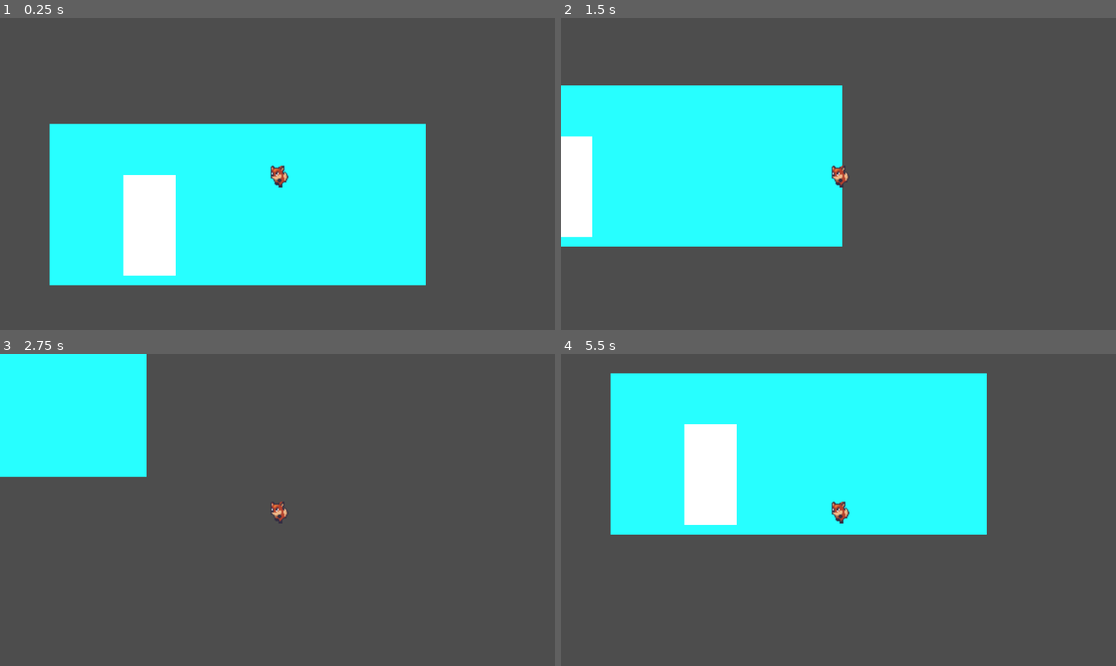
Above: before the commit, frames 1-4 (two rows, left to right).
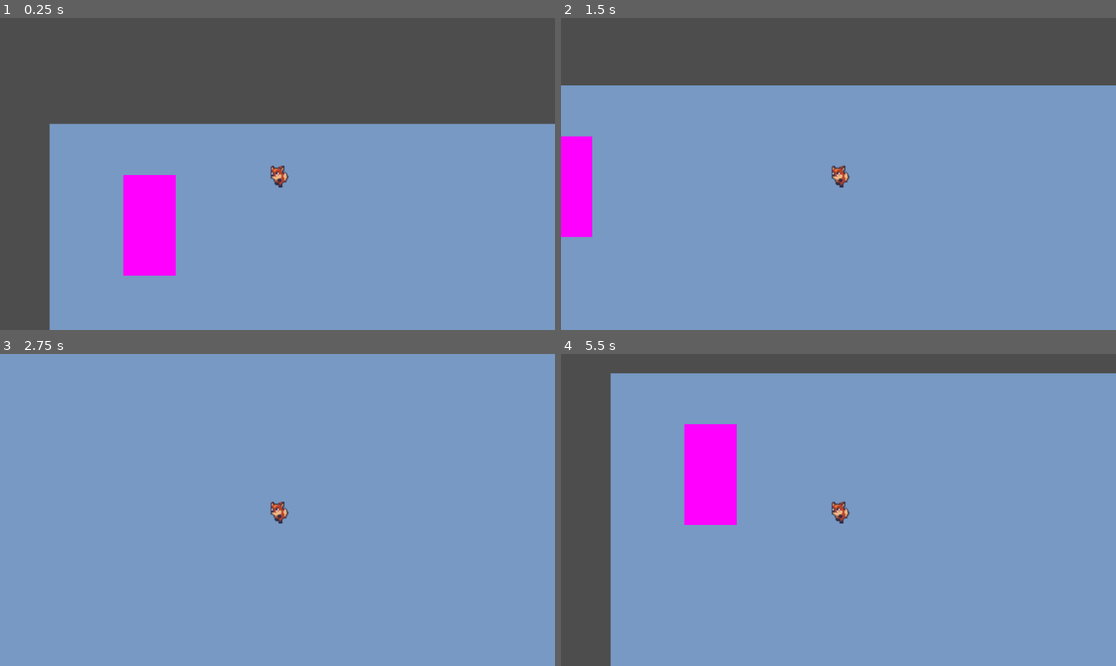
Above: after the commit, the same moments.

Repository: breadlofe/NotMedicine
Game: Godot game, scene res://scenes/game.tscn
Same seed, same stepped clock (60 frames per second), same inputs: the game is played once before the commit and once after it. The project has no main scene, so this scene is started directly.
Inputs:
- Up to frame 1 (0.25 s): no input
- Up to frame 2 (1.5 s): tap Enter at 0.5 s; hold D (move_right) 0.53-1.28 s; hold S (move_down) from 1.28 s (still down)
- Up to frame 3 (2.75 s): release S (move_down) at 2.03 s; hold D (move_right) from 2.03 s (still down)
- Up to frame 4 (5.5 s): release D (move_right) at 2.78 s; hold W (move_up) 2.78-3.53 s; hold A (move_left) 3.53-5.03 s; hold S (move_down) from 5.03 s (still down)

The runs differ from the first frame. In frame 1, 60% of the frame differs, in the area x 8-100%, y 33-100%; in frame 2, 78%; in frame 3, 100%, in the area x 0-100%, y 0-100%; in frame 4, 85%.

Commit message:
some changes to wall and floor

Diff:
--- a/scenes/floor_1.tscn
+++ b/scenes/floor_1.tscn
@@ -4,10 +4,14 @@
 
 [node name="floor1" type="Node2D"]
 
-[node name="ColorRect" type="ColorRect" parent="."]
-offset_right = 781.0
-offset_bottom = 335.0
-color = Color(0.152941, 1, 1, 1)
+[node name="floor_background" type="ColorRect" parent="."]
+offset_right = 3200.0
+offset_bottom = 3200.0
+color = Color(0.466667, 0.6, 0.764706, 1)
 
 [node name="wall_test" parent="." instance=ExtResource("1_2ddma")]
 position = Vector2(154, 107)
+
+[node name="wall_test2" parent="." instance=ExtResource("1_2ddma")]
+position = Vector2(1693, 1176)
+scale = Vector2(1.08755, 0.943255)
--- a/scenes/wall_test.tscn
+++ b/scenes/wall_test.tscn
@@ -1,6 +1,13 @@
-[gd_scene load_steps=3 format=3 uid="uid://s5onyip10cg6"]
+[gd_scene load_steps=5 format=3 uid="uid://s5onyip10cg6"]
+
+[sub_resource type="ORMMaterial3D" id="ORMMaterial3D_iy360"]
+vertex_color_use_as_albedo = true
+albedo_color = Color(0, 0, 0, 1)
 
 [sub_resource type="BoxMesh" id="BoxMesh_h2a1b"]
+material = SubResource("ORMMaterial3D_iy360")
+
+[sub_resource type="ImageTexture" id="ImageTexture_tgx66"]
 
 [sub_resource type="RectangleShape2D" id="RectangleShape2D_hirac"]
 size = Vector2(109, 208)
@@ -11,6 +18,7 @@
 position = Vector2(53.75, 103.75)
 scale = Vector2(108.5, 208.5)
 mesh = SubResource("BoxMesh_h2a1b")
+texture = SubResource("ImageTexture_tgx66")
 
 [node name="CollisionShape2D" type="CollisionShape2D" parent="."]
 position = Vector2(53.5, 103)
